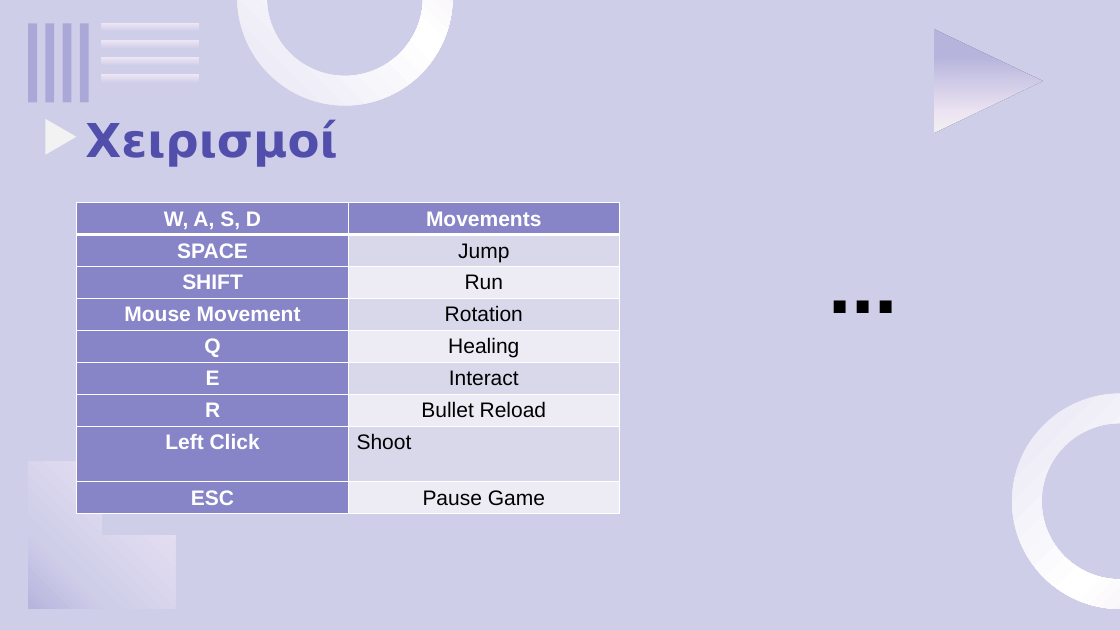
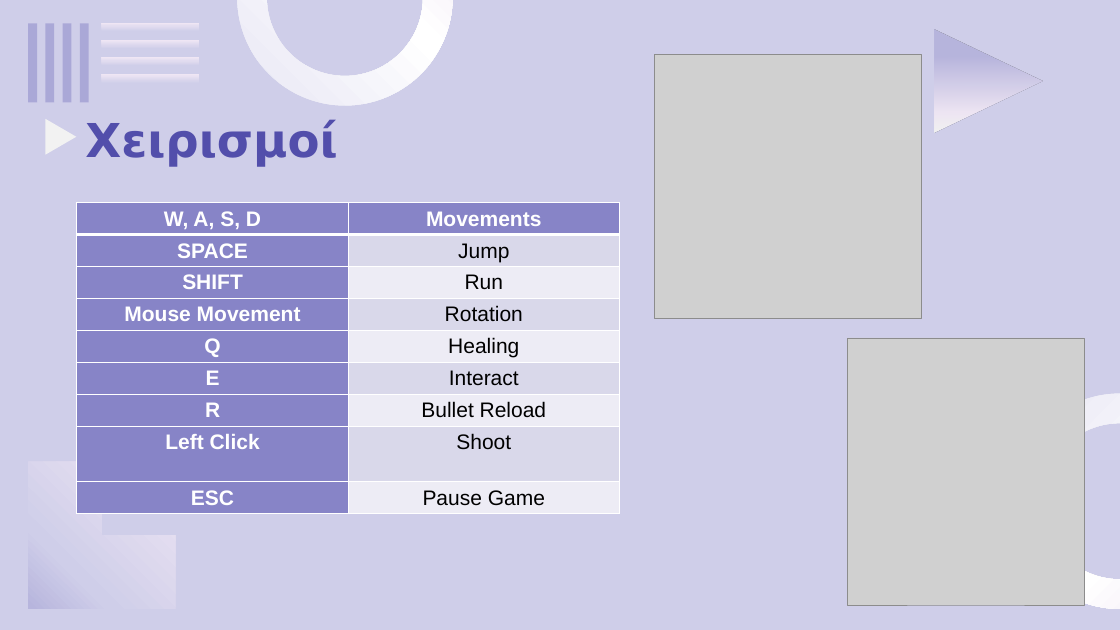
Before and after one commit to OGecgo/TheCatCult, a slide deck: slide 5 of doc/PowerPoint.pptx. Drawn at 1120x630 pixels with LibreOffice and Linux fonts; fonts in the diff are those of the drawing; grey boxes stand for pictures; background and template pictures are left out. Boxes give left, top, right and bottom in pixels: in the first picture for what was removed or moved away, otherwise in the second. Text is boxed around its words. In the diff, an @@ line names an element or a change of style, - is before the commit and + after.

```diff
--- a/doc/PowerPoint.pptx
+++ b/doc/PowerPoint.pptx
@@ picture added at [655, 54, 922, 318] @@
@@ text removed at [820, 225, 960, 334] @@
-...
@@ picture added at [848, 338, 1084, 605] @@
```
Also in this commit, not shown: 4 other slides changed, 34 other files.
